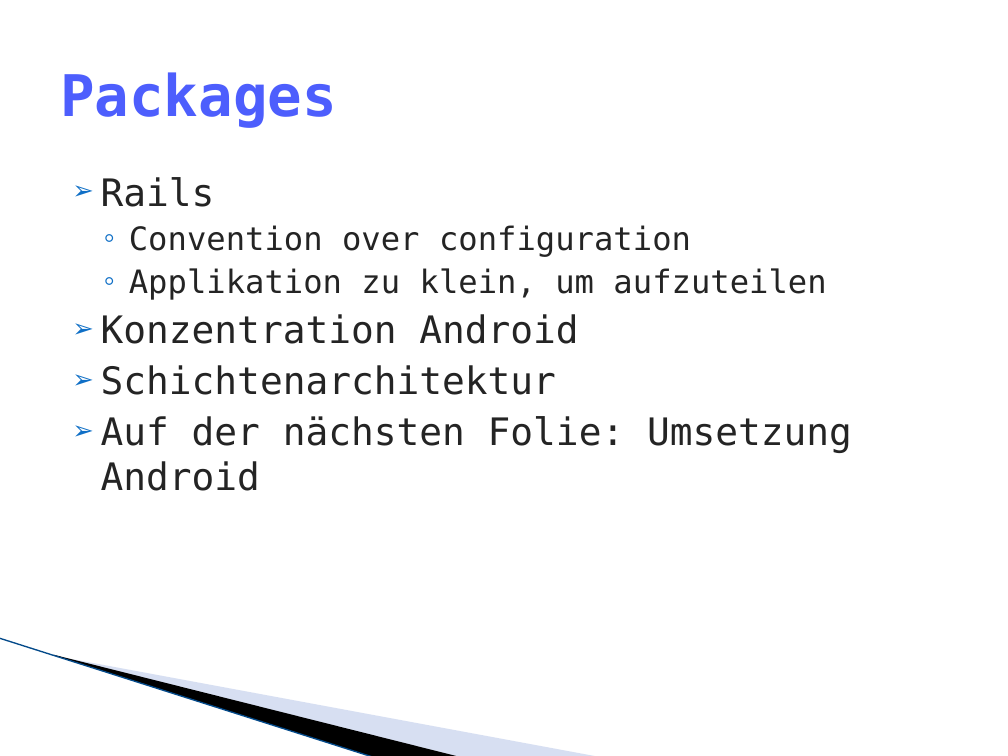
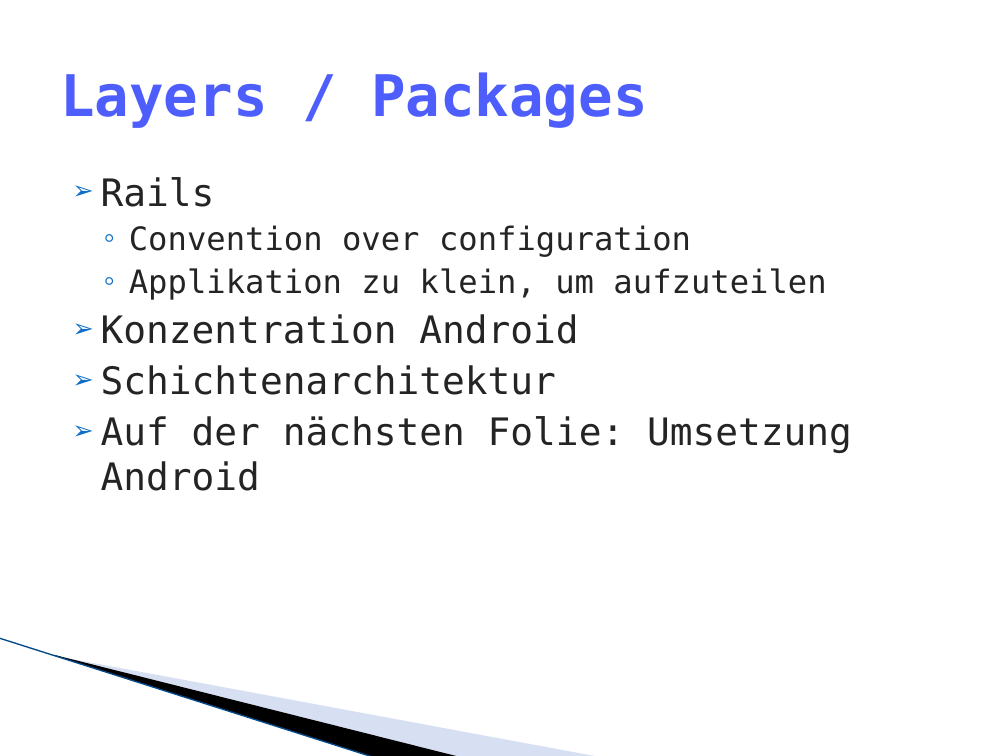
Before and after one commit to lukaselmer/hsr-mrt-software-engineering-2-project, a slide deck: slide 11 of doc/05_Design/praesentation.pptx. Drawn at 1008x756 pixels with LibreOffice and Linux fonts; fonts in the diff are those of the drawing; background and template pictures are left out. Boxes give left, top, right and bottom in pixels: in the first picture for what was removed or moved away, otherwise in the second. Text is boxed around its words. In the diff, an @@ line names an element or a change of style, - is before the commit and + after.

```diff
--- a/doc/05_Design/praesentation.pptx
+++ b/doc/05_Design/praesentation.pptx
@@ title at (60, 72, 647, 128): text changed @@
-Packages
+Layers / Packages
```
Also in this commit, not shown: 11 other slides changed, 9 slides added, 1 other file.
